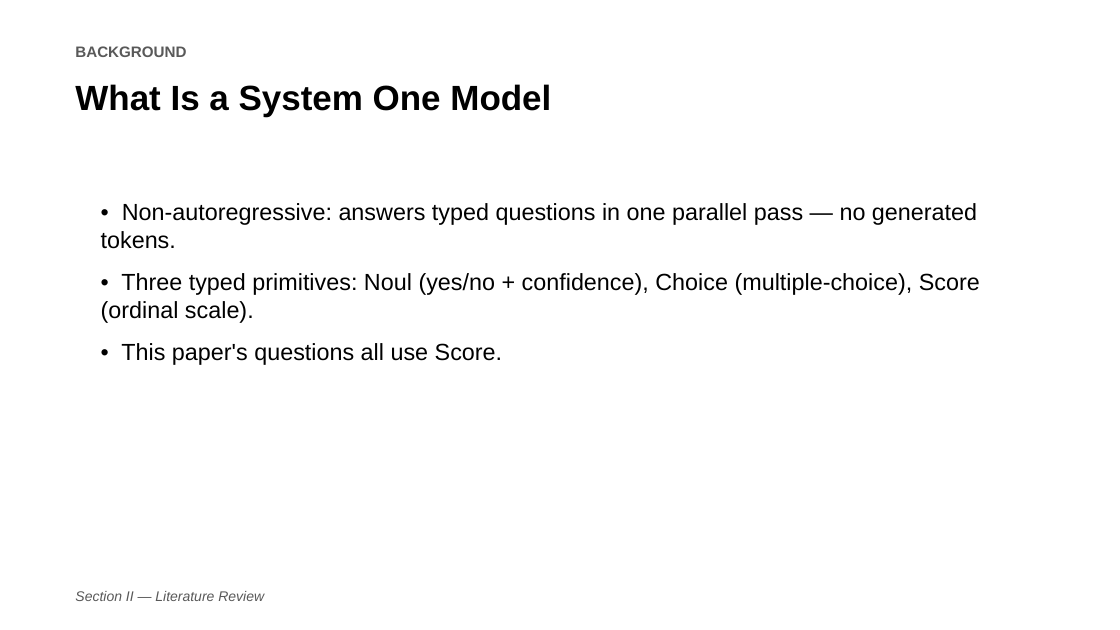
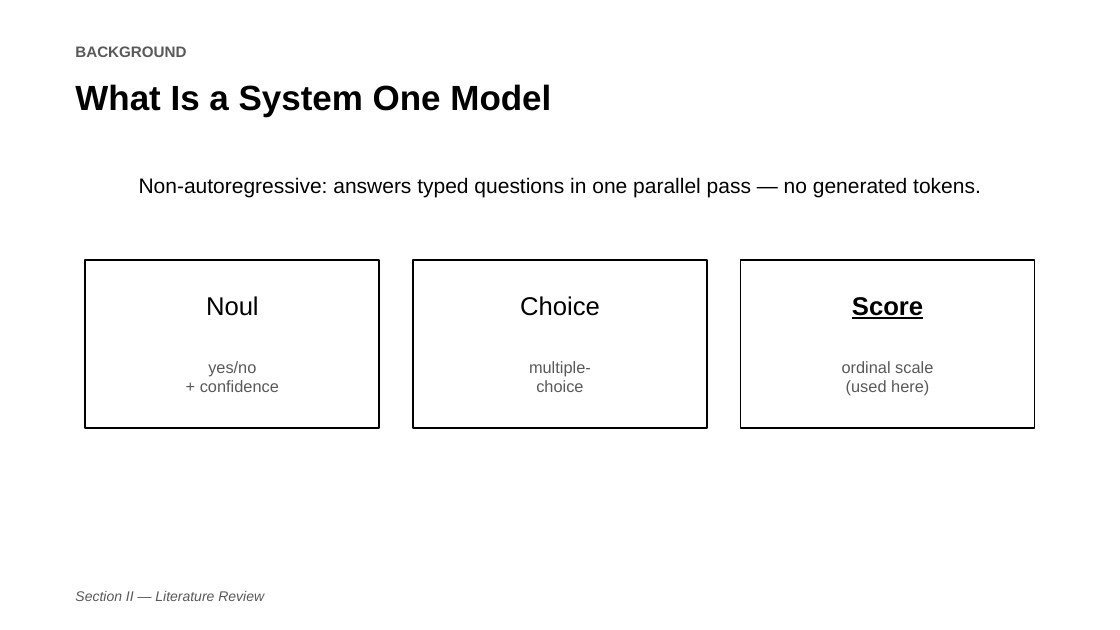
Before and after one commit to jessieangelicauni/hire-rank, a slide deck: slide 4 of docs/presentation/icaides2026_jev.pptx. Drawn at 1120x630 pixels with LibreOffice and Linux fonts; fonts in the diff are those of the drawing. Boxes give left, top, right and bottom in pixels: in the first picture for what was removed or moved away, otherwise in the second. Text is boxed around its words. In the diff, an @@ line names an element or a change of style, - is before the commit and + after.

```diff
--- a/docs/presentation/icaides2026_jev.pptx
+++ b/docs/presentation/icaides2026_jev.pptx
@@ text at box(139, 177, 981, 197): text changed; size 20 to 18 pt @@
-• Non-autoregressive: answers typed questions in one parallel pass — no generated tokens.
-• Three typed primitives: Noul (yes/no + confidence), Choice (multiple-choice), Score (ordinal scale).
-• This paper's questions all use Score.
+Non-autoregressive: answers typed questions in one parallel pass — no generated tokens.
@@ rectangle added at box(86, 260, 380, 429), outline #000000 1.5 pt @@
@@ rectangle added at box(413, 260, 707, 429), outline #000000 1.5 pt @@
@@ rectangle added at box(741, 260, 1035, 429), outline #000000 1.5 pt @@
@@ text added at box(206, 296, 259, 316), 22 pt, text #000000 @@
+Noul
@@ text added at box(520, 296, 600, 316), 22 pt, text #000000 @@
+Choice
@@ text added at box(852, 297, 923, 319), 22 pt, text #000000, bold, underline @@
+Score
@@ text added at box(200, 361, 279, 392), 14 pt, text #595959 @@
+yes/no
++ confidence
@@ text added at box(529, 361, 591, 392), 14 pt, text #595959 @@
+multiple-
+choice
@@ text added at box(842, 361, 933, 396), 14 pt, text #595959 @@
+ordinal scale
+(used here)
```
Also in this commit, not shown: 3 other slides changed, 1 other file.
